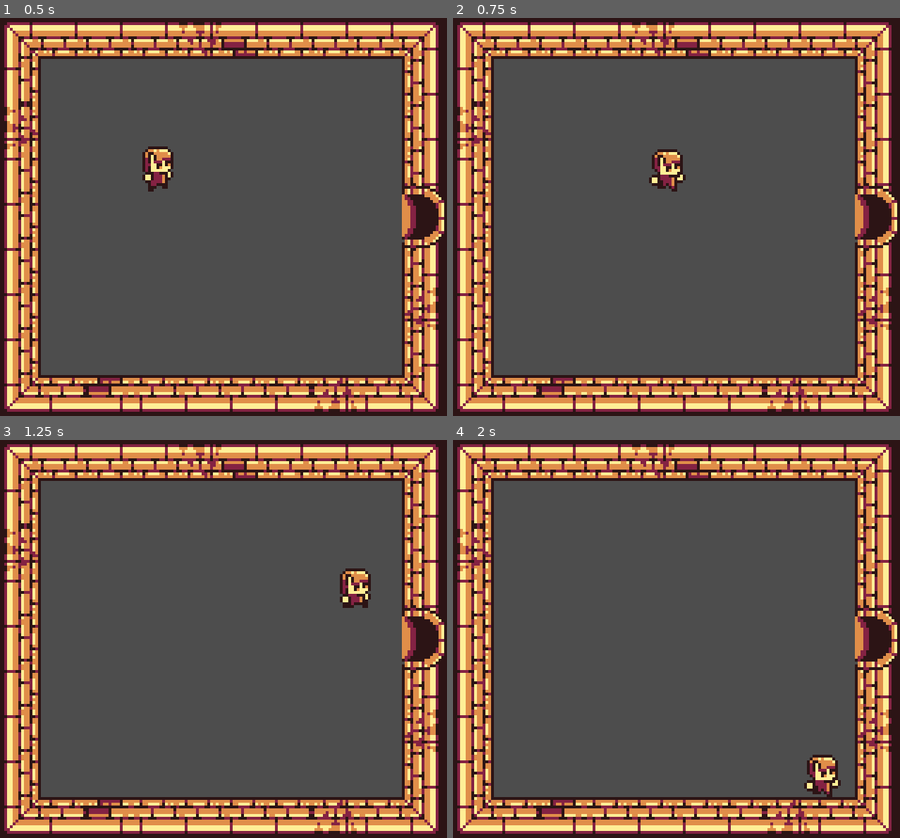
Above: before the commit, frames 1-4 (two rows, left to right).
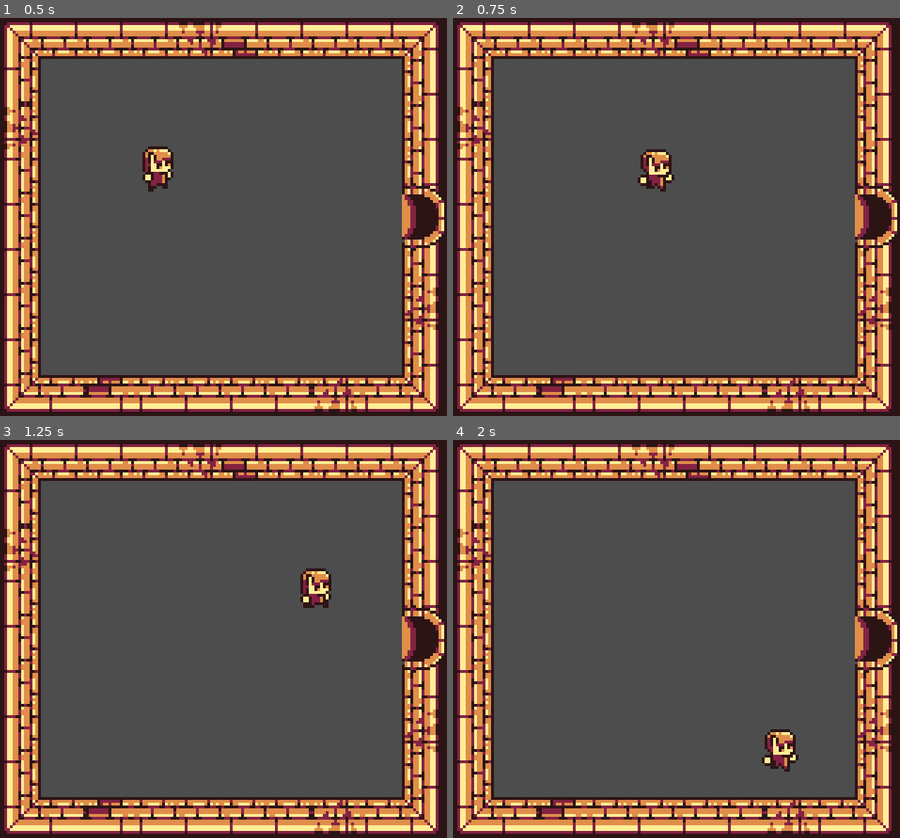
Above: after the commit, the same moments.

Repository: Halfwaywrong/GBDungeon
Game: Godot game, scene res://Assets/Scenes/game.tscn
The game is run twice, just before and just after one commit, with the same random seed, the same clock (stepped at 60 frames per second) and the same inputs.
Inputs:
- Up to frame 1 (0.5 s): no input
- Up to frame 2 (0.75 s): hold D (move_right) from 0.53 s (still down)
- Up to frame 3 (1.25 s): keep holding D (move_right)
- Up to frame 4 (2 s): release D (move_right) at 1.28 s; hold Down (move_down) from 1.28 s (still down)

Frame 1 is identical in both runs. In frame 2, 0.8% of the frame differs, in the area x 41-53%, y 32-44%; in frame 3, 1.2%; in frame 4, 1.3%, in the area x 69-87%, y 72-90%.

Commit message:
Change player speed, make it export

Diff:
--- a/Assets/Scripts/player.gd
+++ b/Assets/Scripts/player.gd
@@ -1,12 +1,11 @@
 extends CharacterBody2D
-
 
 enum FACING {left, right}
 
+@export var speed : int = 80
+@export var curFacing : FACING = FACING.right
+
 var anim
-
-var speed = 100
-var curFacing = FACING.right
 var inputDirection = Vector2.ZERO
 
 func _ready():
